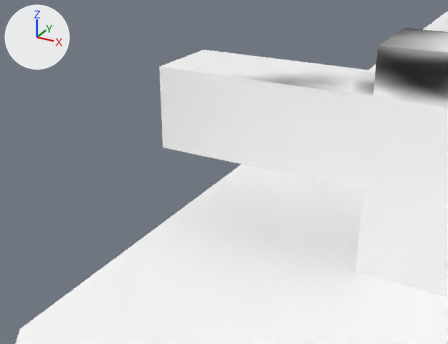
A saved change to the Blender file ship.blend.
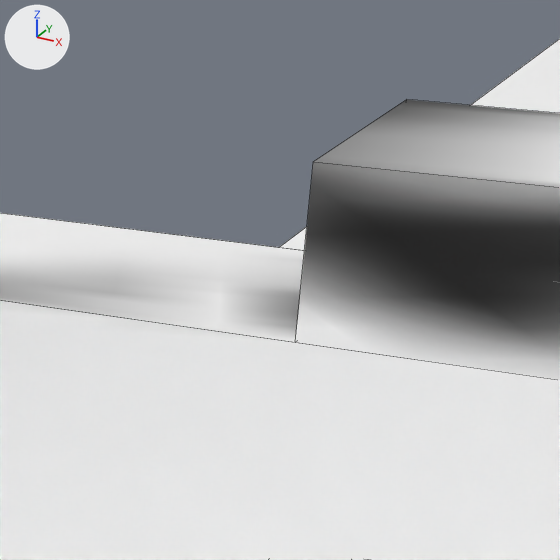
Each version appears first from a 50 mm camera at (-0.191, -1.662, 1.252) aimed at (-0.705, -0.728, 0.785), and next in a close-up on the part from 65% to 100% of the width and 0% to 46% of the height. Lighting does not change. The marker at upper left points along +X, +Y and +Z. The close-ups show mesh edges as thin lines.

The first close-up shows 'Ship'.
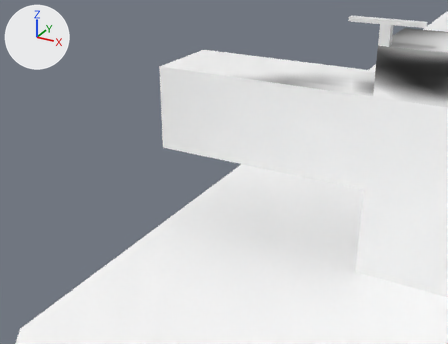
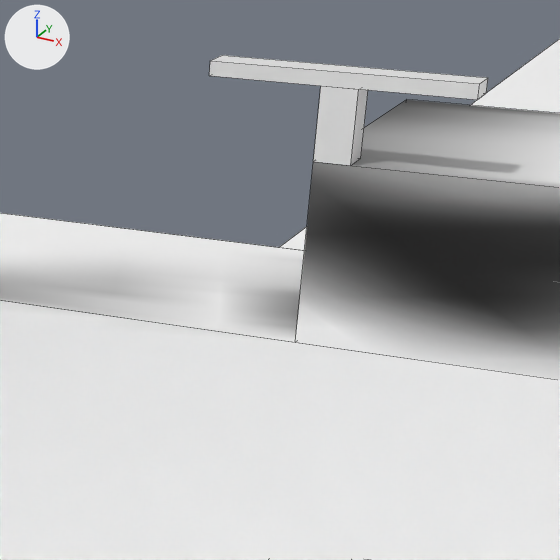
Commit message: radar detail on ship

Location of each change, [x1, y1, x2, y2] in pixels of the close-ups (560 x 560 px):
'radar', added
    after: [209, 55, 488, 100]
'radar stand', added
    after: [313, 86, 368, 166]

The change, as a diff of the scene's bpy script:
```diff
--- a/ship.blend.py
+++ b/ship.blend.py
@@ me_radar_stand @@
+me_radar_stand.from_pydata(...)  # a box spanning x -1.0..1.0, y -1.0..1.0, z -1.0..1.0
@@ ob_radar @@
+ob_radar = bpy.data.objects.new('radar', me_radar_stand.copy())
+ob_radar.parent = ob_radar_stand
+ob_radar.matrix_parent_inverse = Matrix(((100.0, 0.0, 0.0, 49.0), (0.0, 100.0, 0.0, 49.0), (0.0, 0.0, 20.0, -21.0), (0.0, 0.0, 0.0, 1.0)))
+ob_radar.location = (-0.49, -0.49, 1.11)
+ob_radar.scale = (0.071, 0.01, 0.01)
@@ ob_radar_stand @@
+ob_radar_stand = bpy.data.objects.new('radar stand', me_radar_stand)
+ob_radar_stand.parent = ob_ship
+ob_radar_stand.location = (-0.49, -0.49, 1.02)
+ob_radar_stand.scale = (0.01, 0.01, 0.02)
```
